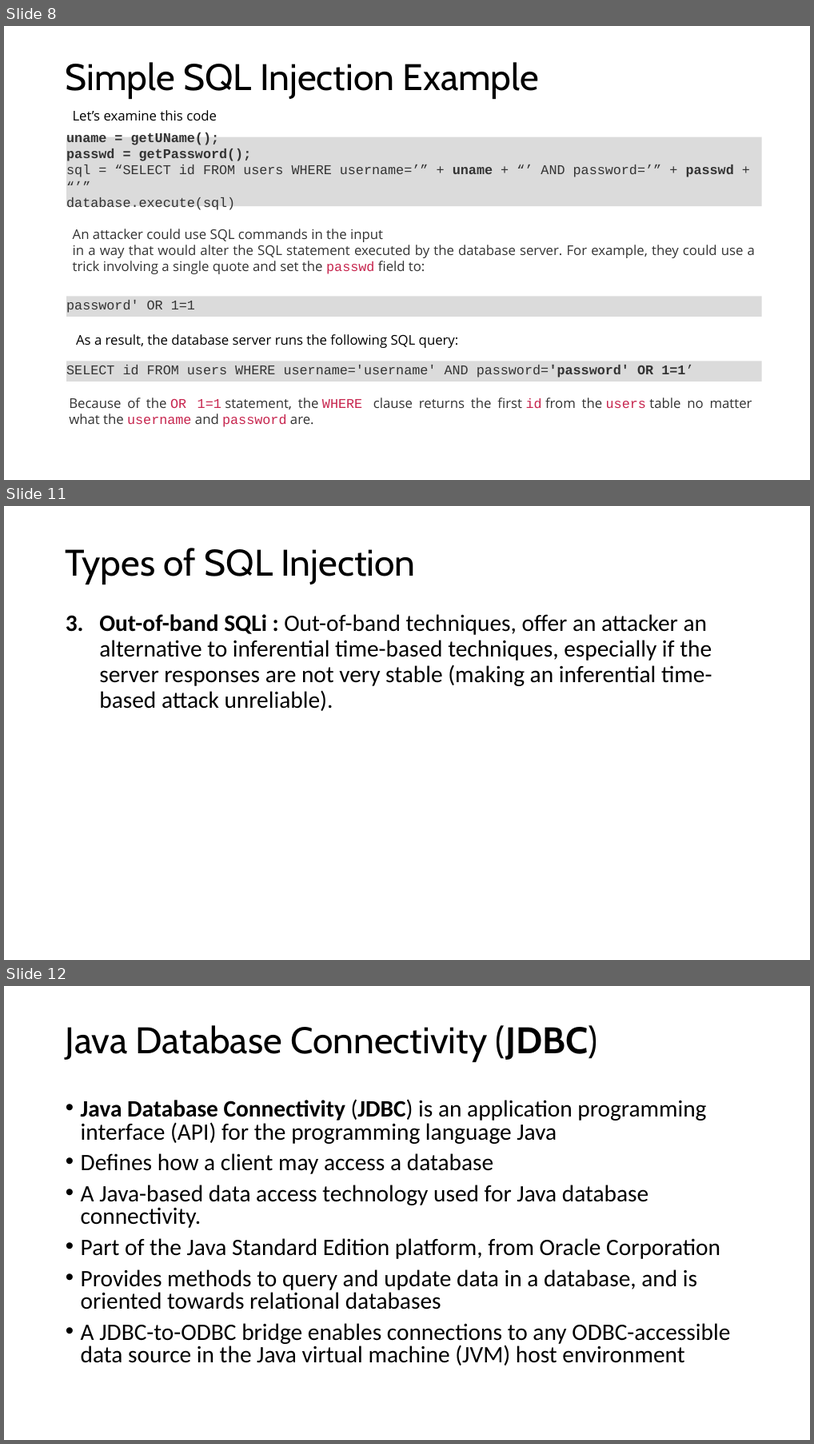
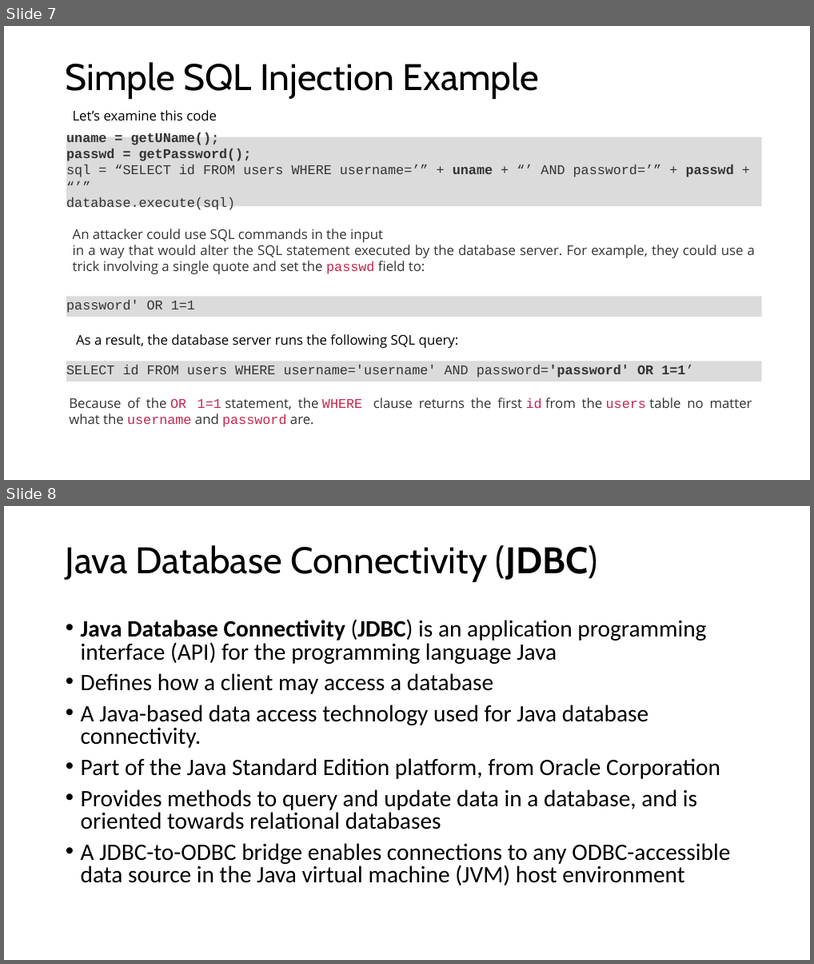
Before and after one commit to lsiddiqsunny/Undergraduate-Thesis, a slide deck: Presentation/1505065_1505069.pptx. Shown one above the other, each under a label of ours: slides 8, 11 and 12 before the commit, slides 7 and 8 after it; the slides between them are not shown. The pictures are 814x1444 and 814x964 pixels, drawn with LibreOffice and Linux fonts; fonts in the diff are those of the drawing. Boxes give left, top, right and bottom in pixels: in the first picture for what was removed or moved away, otherwise in the second. Text is boxed around its words. In the diff, an @@ line names an element or a change of style, - is before the commit and + after.

```diff
--- a/Presentation/1505065_1505069.pptx
+++ b/Presentation/1505065_1505069.pptx
@@ slide 11 removed at (4, 506, 810, 960), background #FFFFFF @@
@@ title removed at (66, 548, 416, 584) @@
-Types of SQL Injection
@@ text removed at (99, 614, 712, 711) @@
-3. Out-of-band SQLi : Out-of-band techniques, offer an attacker an alternative to inferential time-based techniques, especially if the server responses are not very stable (making an inferential time-based attack unreliable).
@@ what was slide 8 is now slide 7 @@
@@ what was slide 12 is now slide 8 @@
```
Also in this commit, not shown: 4 slides changed, 1 slide added, 10 other slides removed, 16 other files.
